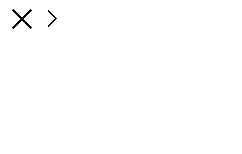
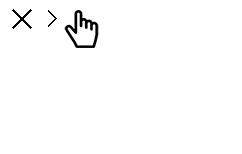
Layered file, before and after one edit (242x154). Changes by layer:
added layer "레이어 1" above "Layer 3" over [left=64, top=10, right=99, bottom=48]
